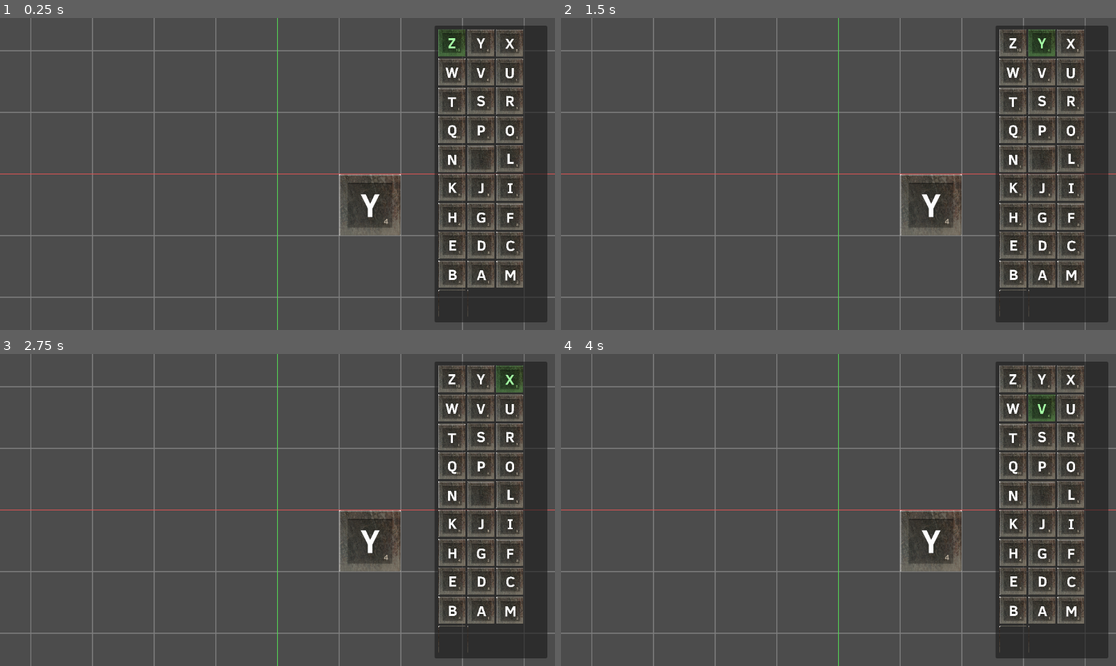
Above: before the commit, frames 1-4 (two rows, left to right).
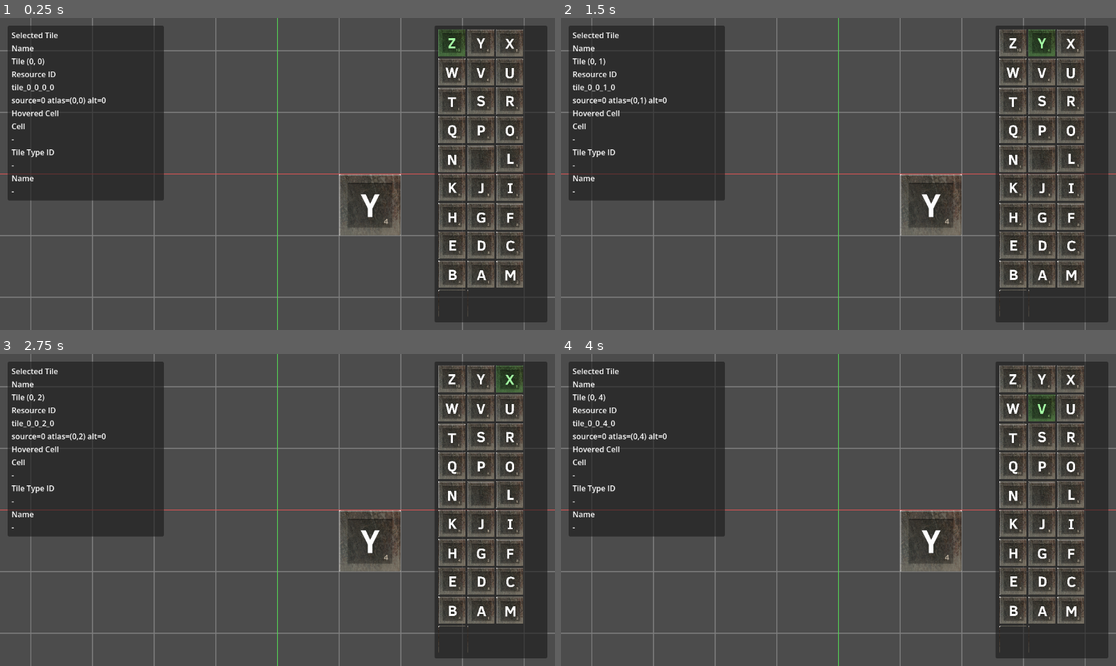
Above: after the commit, the same moments.

Repository: psyinf/godot_assembler
Game: Godot game, scene res://scenes/drone_assembly.tscn
Same seed, same stepped clock (60 frames per second), same inputs: the game is played once before the commit and once after it.
Inputs (mouse positions are in pixels of both pictures, inside the frame that each line leads up to):
- Up to frame 1 (0.25 s): no input
- Up to frame 2 (1.5 s): click (1010, 42) at 0.52 s; click (1043, 42) at 1.27 s
- Up to frame 3 (2.75 s): click (510, 378) at 2.02 s
- Up to frame 4 (4 s): click (1010, 407) at 2.77 s; click (1043, 407) at 3.52 s

The runs differ from the first frame. In frame 1, 15% of the frame differs, in the area x 1-30%, y 2-59%; in frame 2, 15%; in frame 3, 15%; in frame 4, 15%.

Commit message:
Add selected and hovered tile info panel

Diff:
--- a/components/TilePalettePainter.gd
+++ b/components/TilePalettePainter.gd
@@ -1,20 +1,39 @@
 extends CanvasLayer
+
+signal tile_piece_selected(tile_type_id: StringName)
 
 @export var target_tilemap_path: NodePath = NodePath("../TileMapLayer")
 @export var palette_grid_path: NodePath = NodePath("PaletteRoot/Panel/Margin/Scroll/PieceGrid")
+@export var selected_name_label_path: NodePath = NodePath("PaletteRoot/SelectedInfo/InfoMargin/InfoVBox/SelectedNameValue")
+@export var selected_id_label_path: NodePath = NodePath("PaletteRoot/SelectedInfo/InfoMargin/InfoVBox/SelectedIdValue")
+@export var selected_visual_label_path: NodePath = NodePath("PaletteRoot/SelectedInfo/InfoMargin/InfoVBox/SelectedVisualValue")
+@export var hovered_cell_label_path: NodePath = NodePath("PaletteRoot/SelectedInfo/InfoMargin/InfoVBox/HoveredCellValue")
+@export var hovered_id_label_path: NodePath = NodePath("PaletteRoot/SelectedInfo/InfoMargin/InfoVBox/HoveredIdValue")
+@export var hovered_name_label_path: NodePath = NodePath("PaletteRoot/SelectedInfo/InfoMargin/InfoVBox/HoveredNameValue")
 @export var source_id: int = 0
 @export_range(24.0, 256.0, 1.0) var swatch_size: float = 56.0
 
 var _target_tilemap: TileMapLayer
 var _palette_grid: GridContainer
-var _selected_atlas_coords: Vector2i = Vector2i.ZERO
-var _selected_alternative_tile: int = 0
+var _selected_name_label: Label
+var _selected_id_label: Label
+var _selected_visual_label: Label
+var _hovered_cell_label: Label
+var _hovered_id_label: Label
+var _hovered_name_label: Label
+var _selected_tile_type_id: StringName = StringName()
 var _selected_button: TextureButton
 
 
 func _ready() -> void:
 	_target_tilemap = get_node_or_null(target_tilemap_path)
 	_palette_grid = get_node_or_null(palette_grid_path)
+	_selected_name_label = get_node_or_null(selected_name_label_path)
+	_selected_id_label = get_node_or_null(selected_id_label_path)
+	_selected_visual_label = get_node_or_null(selected_visual_label_path)
+	_hovered_cell_label = get_node_or_null(hovered_cell_label_path)
+	_hovered_id_label = get_node_or_null(hovered_id_label_path)
+	_hovered_name_label = get_node_or_null(hovered_name_label_path)
 	if _palette_grid == null:
 		_palette_grid = find_child("PieceGrid", true, false) as GridContainer
 
@@ -22,22 +41,6 @@
 		return
 
 	_build_palette()
-
-
-func _input(event: InputEvent) -> void:
-	if _target_tilemap == null:
-		return
-
-	if event is InputEventMouseButton and event.pressed and event.button_index == MOUSE_BUTTON_LEFT:
-		var hovered_control := get_viewport().gui_get_hovered_control()
-		if hovered_control != null:
-			return
-
-		var world_mouse := _target_tilemap.get_global_mouse_position()
-		var local_mouse := _target_tilemap.to_local(world_mouse)
-		var map_cell := _target_tilemap.local_to_map(local_mouse)
-		_target_tilemap.set_cell(map_cell, source_id, _selected_atlas_coords, _selected_alternative_tile)
-		get_viewport().set_input_as_handled()
 
 
 func _build_palette() -> void:
@@ -64,6 +67,7 @@
 
 
 func _add_piece_button(source: TileSetSource, region_size: Vector2i, atlas_coords: Vector2i) -> void:
+	var tile_type_id := TileTypeRegistry.get_or_create_type_id(source_id, atlas_coords, 0)
 	var button := TextureButton.new()
 	button.custom_minimum_size = Vector2(swatch_size, swatch_size)
 	button.ignore_texture_size = true
@@ -76,19 +80,66 @@
 		preview_texture.region = Rect2i(atlas_coords * region_size, region_size)
 		button.texture_normal = preview_texture
 
-	button.tooltip_text = "(%d, %d)" % [atlas_coords.x, atlas_coords.y]
-	button.pressed.connect(_on_piece_pressed.bind(button, atlas_coords))
+	button.tooltip_text = "%s | (%d, %d)" % [tile_type_id, atlas_coords.x, atlas_coords.y]
+	button.pressed.connect(_on_piece_pressed.bind(button, tile_type_id))
 	_palette_grid.add_child(button)
 
 	if _selected_button == null:
-		_on_piece_pressed(button, atlas_coords)
+		_on_piece_pressed(button, tile_type_id)
 
 
-func _on_piece_pressed(button: TextureButton, atlas_coords: Vector2i) -> void:
+func _on_piece_pressed(button: TextureButton, tile_type_id: StringName) -> void:
 	if _selected_button != null:
 		_selected_button.modulate = Color(1.0, 1.0, 1.0, 1.0)
 
 	_selected_button = button
 	_selected_button.modulate = Color(0.65, 1.0, 0.65, 1.0)
-	_selected_atlas_coords = atlas_coords
-	_selected_alternative_tile = 0
+	_selected_tile_type_id = tile_type_id
+	_update_selected_info()
+	emit_signal("tile_piece_selected", _selected_tile_type_id)
+
+
+func _update_selected_info() -> void:
+	var tile_type := TileTypeRegistry.get_tile_type(_selected_tile_type_id)
+	if tile_type.is_empty():
+		return
+
+	if _selected_name_label != null:
+		_selected_name_label.text = str(tile_type.get("display_name", "-"))
+	if _selected_id_label != null:
+		_selected_id_label.text = str(tile_type.get("resource_id", "-"))
+	if _selected_visual_label != null:
+		var atlas_coords: Vector2i = tile_type.get("atlas_coords", Vector2i.ZERO)
+		_selected_visual_label.text = "source=%d atlas=(%d,%d) alt=%d" % [
+			int(tile_type.get("source_id", -1)),
+			atlas_coords.x,
+			atlas_coords.y,
+			int(tile_type.get("alternative_tile", 0)),
+		]
+
+
+func get_selected_piece() -> Dictionary:
+	return {
+		"tile_type_id": _selected_tile_type_id,
+	}
+
+
+func set_hovered_cell_info(cell: Vector2i, tile_type_id: StringName) -> void:
+	if tile_type_id == StringName():
+		if _hovered_cell_label != null:
+			_hovered_cell_label.text = ""
+		if _hovered_id_label != null:
+			_hovered_id_label.text = ""
+		if _hovered_name_label != null:
+			_hovered_name_label.text = ""
+		return
+
+	if _hovered_cell_label != null:
+		_hovered_cell_label.text = "(%d, %d)" % [cell.x, cell.y]
+
+	if _hovered_id_label != null:
+		_hovered_id_label.text = str(tile_type_id)
+
+	var tile_type: Dictionary = TileTypeRegistry.get_tile_type(tile_type_id)
+	if _hovered_name_label != null:
+		_hovered_name_label.text = str(tile_type.get("display_name", "Unknown"))
--- a/scenes/tile_palette_ui.tscn
+++ b/scenes/tile_palette_ui.tscn
@@ -28,6 +28,76 @@
 grow_horizontal = 0
 grow_vertical = 2
 
+[node name="SelectedInfo" type="PanelContainer" parent="PaletteRoot"]
+layout_mode = 1
+anchors_preset = 0
+offset_left = 16.0
+offset_top = 16.0
+offset_right = 340.0
+offset_bottom = 152.0
+
+[node name="InfoMargin" type="MarginContainer" parent="PaletteRoot/SelectedInfo"]
+layout_mode = 2
+theme_override_constants/margin_left = 8
+theme_override_constants/margin_top = 8
+theme_override_constants/margin_right = 8
+theme_override_constants/margin_bottom = 8
+
+[node name="InfoVBox" type="VBoxContainer" parent="PaletteRoot/SelectedInfo/InfoMargin"]
+layout_mode = 2
+
+[node name="SelectedHeader" type="Label" parent="PaletteRoot/SelectedInfo/InfoMargin/InfoVBox"]
+layout_mode = 2
+text = "Selected Tile"
+
+[node name="SelectedNameLabel" type="Label" parent="PaletteRoot/SelectedInfo/InfoMargin/InfoVBox"]
+layout_mode = 2
+text = "Name"
+
+[node name="SelectedNameValue" type="Label" parent="PaletteRoot/SelectedInfo/InfoMargin/InfoVBox"]
+layout_mode = 2
+text = "-"
+
+[node name="SelectedIdLabel" type="Label" parent="PaletteRoot/SelectedInfo/InfoMargin/InfoVBox"]
+layout_mode = 2
+text = "Resource ID"
+
+[node name="SelectedIdValue" type="Label" parent="PaletteRoot/SelectedInfo/InfoMargin/InfoVBox"]
+layout_mode = 2
+text = "-"
+
+[node name="SelectedVisualValue" type="Label" parent="PaletteRoot/SelectedInfo/InfoMargin/InfoVBox"]
+layout_mode = 2
+text = "-"
+
+[node name="HoveredHeader" type="Label" parent="PaletteRoot/SelectedInfo/InfoMargin/InfoVBox"]
+layout_mode = 2
+text = "Hovered Cell"
+
+[node name="HoveredCellLabel" type="Label" parent="PaletteRoot/SelectedInfo/InfoMargin/InfoVBox"]
+layout_mode = 2
+text = "Cell"
+
+[node name="HoveredCellValue" type="Label" parent="PaletteRoot/SelectedInfo/InfoMargin/InfoVBox"]
+layout_mode = 2
+text = "-"
+
+[node name="HoveredIdLabel" type="Label" parent="PaletteRoot/SelectedInfo/InfoMargin/InfoVBox"]
+layout_mode = 2
+text = "Tile Type ID"
+
+[node name="HoveredIdValue" type="Label" parent="PaletteRoot/SelectedInfo/InfoMargin/InfoVBox"]
+layout_mode = 2
+text = "-"
+
+[node name="HoveredNameLabel" type="Label" parent="PaletteRoot/SelectedInfo/InfoMargin/InfoVBox"]
+layout_mode = 2
+text = "Name"
+
+[node name="HoveredNameValue" type="Label" parent="PaletteRoot/SelectedInfo/InfoMargin/InfoVBox"]
+layout_mode = 2
+text = "-"
+
 [node name="Margin" type="MarginContainer" parent="PaletteRoot/Panel"]
 layout_mode = 2
 theme_override_constants/margin_left = 8
